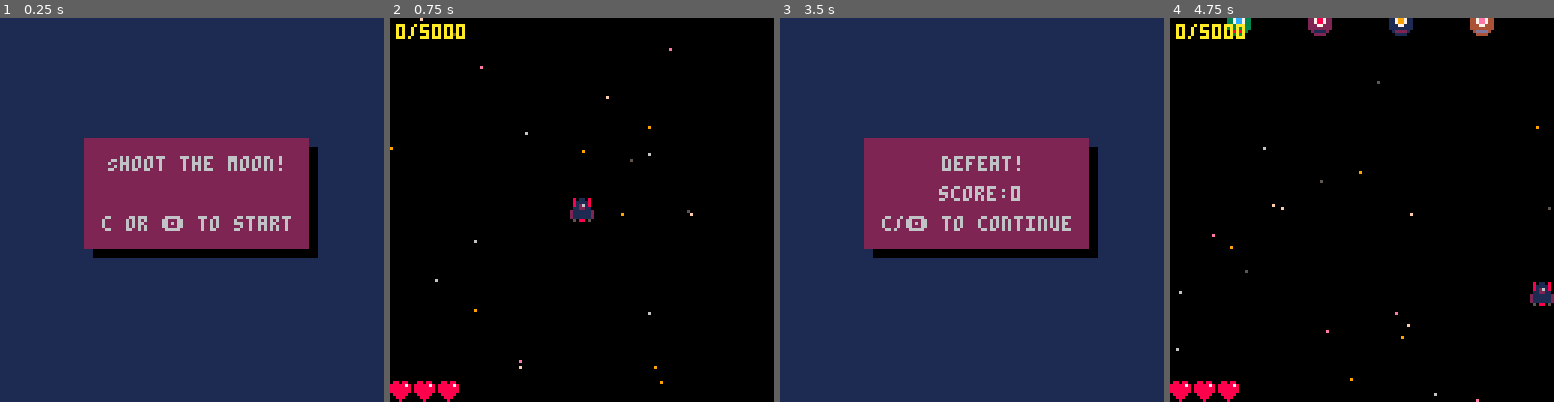
Above: before the commit, frames 1-4 (left to right).
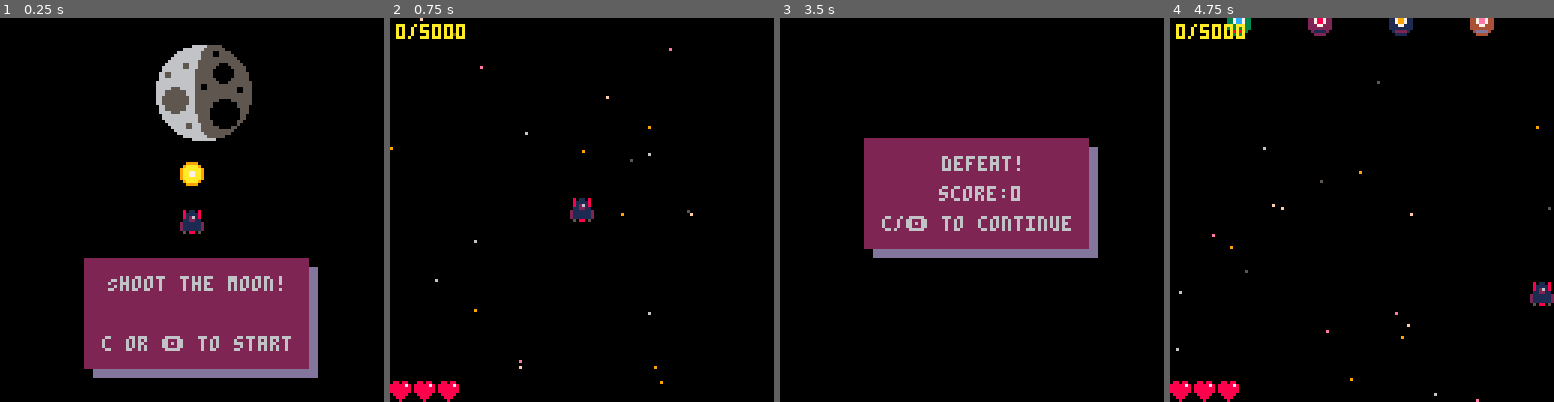
Above: after the commit, the same moments.

Repository: dotmobo/shoot-the-moon
Game: PICO-8 cartridge shooter.p8
Two runs of this game, one before a commit and one after it. Both use one fixed random seed, a clock stepped at 60 frames per second and the inputs below.
Inputs:
- Up to frame 1 (0.25 s): no input
- Up to frame 2 (0.75 s): tap X (X key) at 0.33 s; tap O (Z key) at 0.7 s
- Up to frame 3 (3.5 s): tap X (X key) at 1.07, 1.85, 2.97 s; hold Right 1.6-2.1 s; tap O (Z key) every 0.4 s from 1.7 to 3.3 s; hold Up 2.15-2.42 s; hold Right 2.47-3.03 s; hold Left from 3.08 s (still down)
- Up to frame 4 (4.75 s): release Left at 3.58 s; hold Down 3.63-3.97 s; tap O (Z key) at 3.7, 4.1, 4.5 s; hold Right 4.02-4.68 s; tap X (X key) at 4.08 s; hold Up from 4.73 s (still down)

The runs differ from the first frame. In frame 1, 98% of the frame differs, in the area x 0-100%, y 0-100%; in frame 2, nothing differs; in frame 3, 83%; in frame 4, nothing differs.

Commit message:
add start screen

Diff:
--- a/shooter.p8
+++ b/shooter.p8
@@ -37,11 +37,14 @@
 end
 
 function draw_gamestart()
-	cls(1)
-	rectfill(31,43,105,79,0)
-	rectfill(28,40,102,76,2)
-	print("Shoot the moon!",36,46,6)
-	print("c or 🅾️ to start",34,66,6)
+	cls()
+	rectfill(31,83,105,119,13)
+	rectfill(28,80,102,116,2)
+	spr(4,128/2-12,128/6-12,4,4)
+	spr(2,128/2-4,48)
+	spr(1,128/2-4,64)
+	print("Shoot the moon!",36,86,6)
+	print("c or 🅾️ to start",34,106,6)
 end
 -->8
 -- game
@@ -332,8 +335,8 @@
 end
 
 function draw_gameover()
-	cls(1)
-	rectfill(31,43,105,79,0)
+	cls()
+	rectfill(31,43,105,79,13)
 	rectfill(28,40,102,76,2)
 	if p.life==0 then
  		print("defeat!",54,46,6)
@@ -383,22 +386,7 @@
 
 function draw_boss()
 	for bo in all(boss) do
-		spr(4,bo.x,bo.y)
-		spr(5,bo.x+8,bo.y)
-		spr(6,bo.x+16,bo.y)
-		spr(7,bo.x+24,bo.y)
-		spr(20,bo.x,bo.y+8)
-		spr(21,bo.x+8,bo.y+8)
-		spr(22,bo.x+16,bo.y+8)
-		spr(23,bo.x+24,bo.y+8)
-		spr(36,bo.x,bo.y+16)
-		spr(37,bo.x+8,bo.y+16)
-		spr(38,bo.x+16,bo.y+16)
-		spr(39,bo.x+24,bo.y+16)
-		spr(52,bo.x,bo.y+24)
-		spr(53,bo.x+8,bo.y+24)
-		spr(54,bo.x+16,bo.y+24)
-		spr(55,bo.x+24,bo.y+24)
+		spr(4,bo.x,bo.y,4,4)
 	end
 end
 -->8
